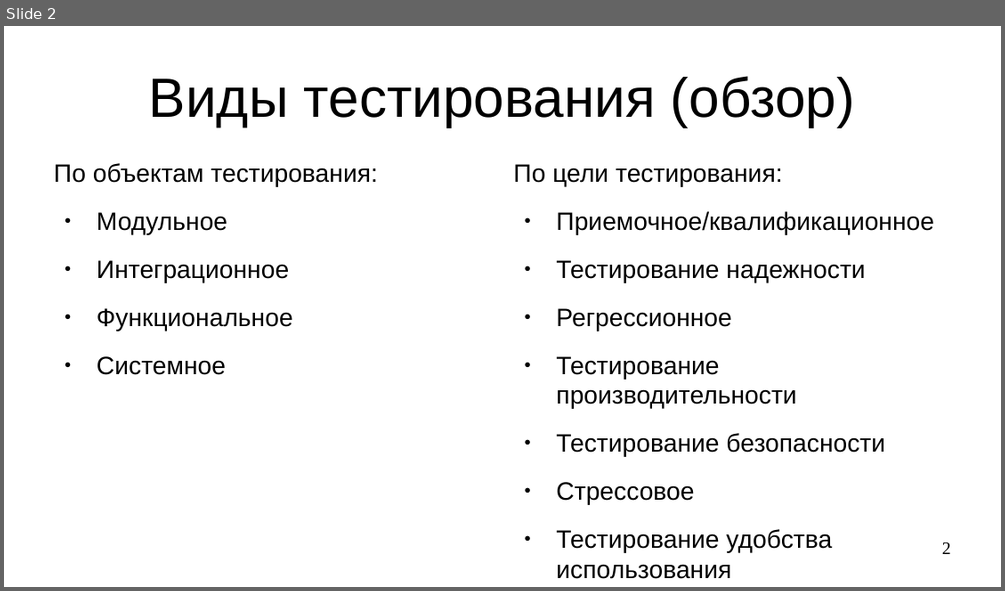
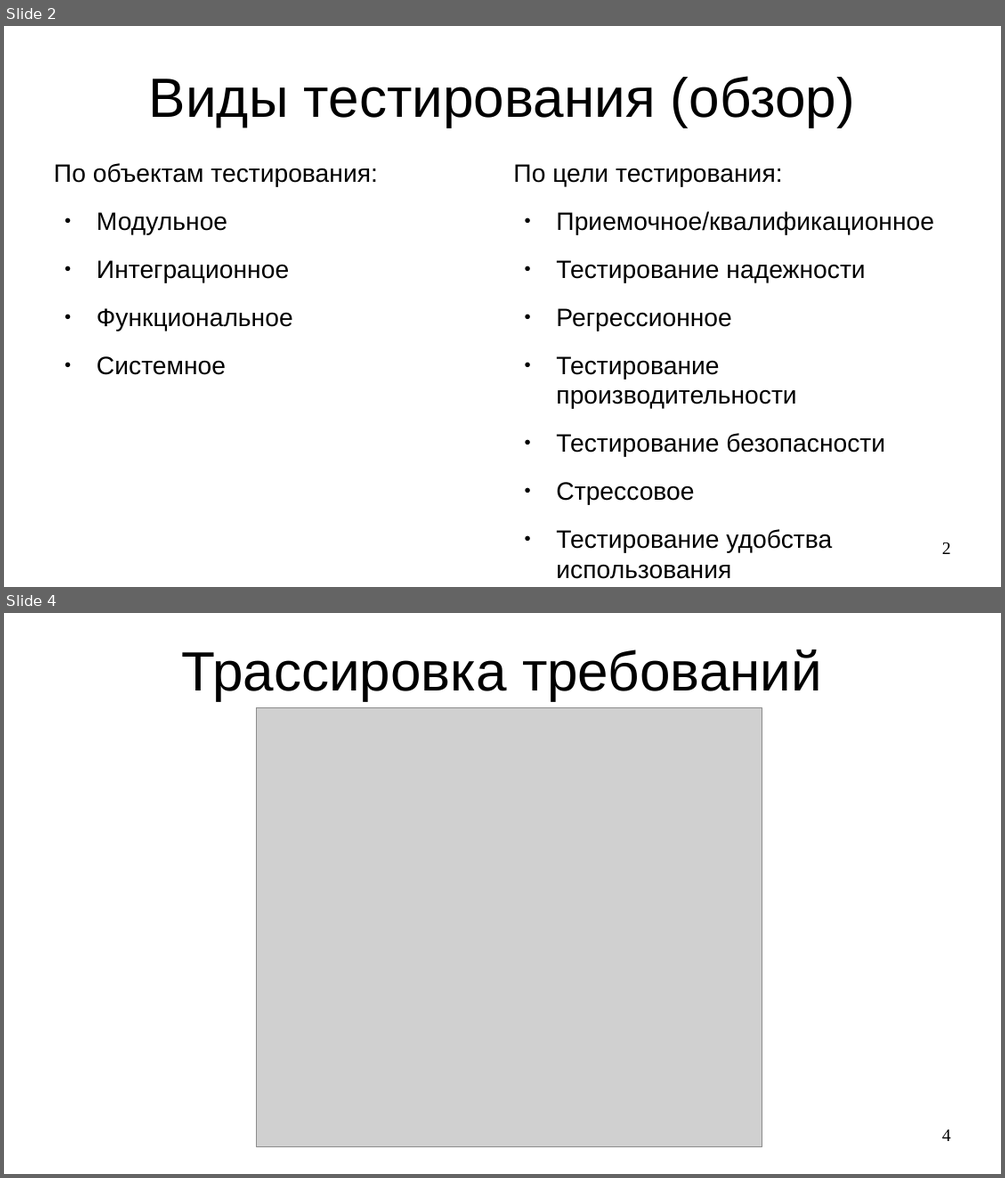
Before and after one commit to steelcraft/stud-lab, a slide deck: Лекции/CAUTTDD01#L2.odp. Shown one above the other, each under a label of ours: slide 2 before the commit, slides 2 and 4 after it; the slides between them are not shown. The pictures are 1005x591 and 1005x1178 pixels, drawn with LibreOffice and Linux fonts; fonts in the diff are those of the drawing; grey boxes stand for pictures. Boxes give left, top, right and bottom in pixels: in the first picture for what was removed or moved away, otherwise in the second. Text is boxed around its words. In the diff, an @@ line names an element or a change of style, - is before the commit and + after.

```diff
--- a/Лекции/CAUTTDD01#L2.odp
+++ b/Лекции/CAUTTDD01#L2.odp
@@ slide 4 added at (4,613,1001,1174), background #FFFFFF @@
@@ title added at (182,649,822,700), 44 pt, text #000000 @@
+Трассировка требований
@@ picture added at (258,708,762,1148) @@
@@ page number added at (942,1129,951,1141), 14 pt, text #000000 @@
+4
```
Also in this commit, not shown: 1 other slide added.
